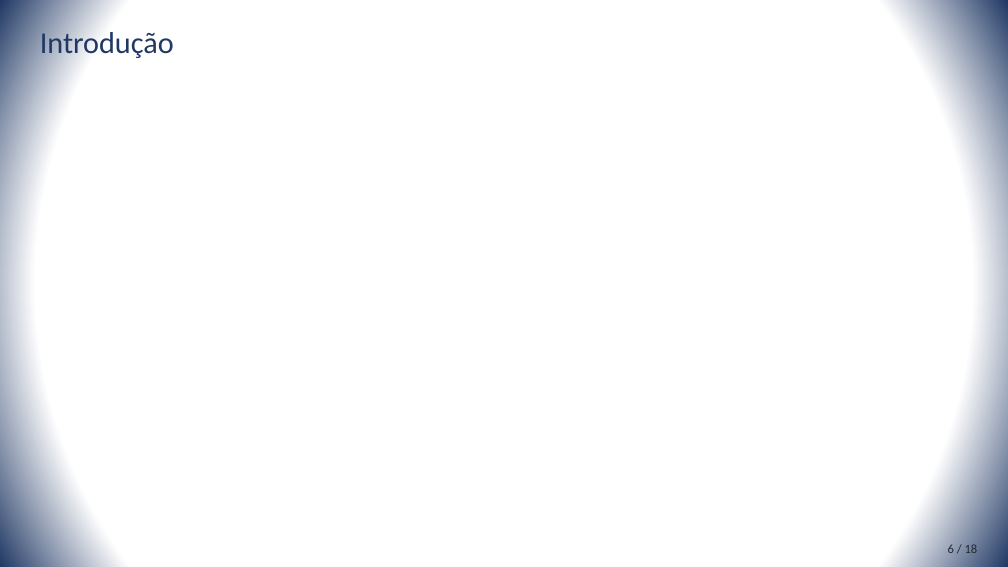
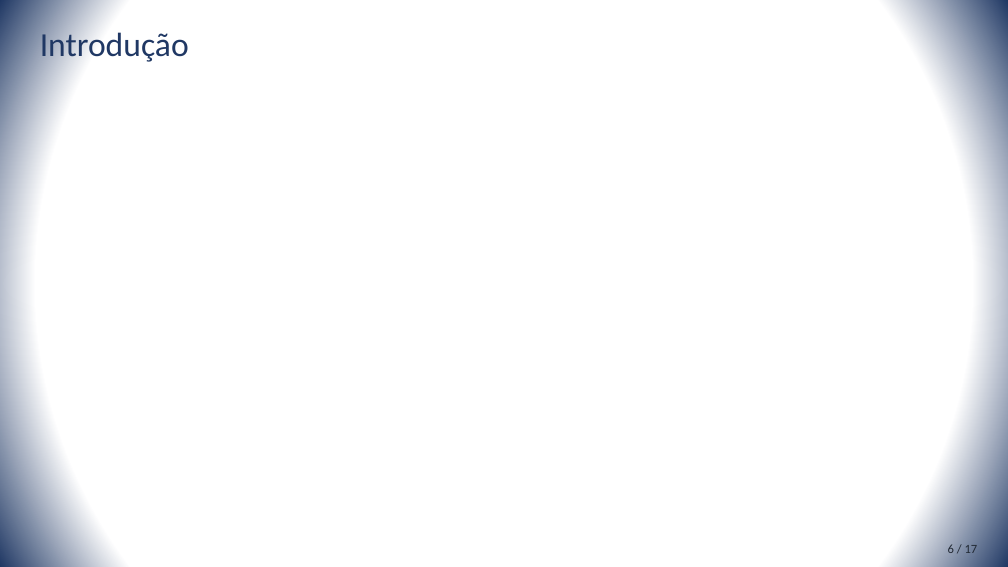
Before and after one commit to rustanitu/atfgtex, a slide deck: slide 6 of presentation/presentation.pptm. Drawn at 1008x567 pixels with LibreOffice and Linux fonts; fonts in the diff are those of the drawing. Boxes give left, top, right and bottom in pixels: in the first picture for what was removed or moved away, otherwise in the second. Text is boxed around its words. In the diff, an @@ line names an element or a change of style, - is before the commit and + after.

```diff
--- a/presentation/presentation.pptm
+++ b/presentation/presentation.pptm
@@ title "Introdução" at [40, 28, 189, 64]: size 28.8 to 32 pt @@
@@ text at [948, 544, 978, 553]: text changed @@
-6 / 18
+6 / 17
```
Also in this commit, not shown: 15 other slides changed.
